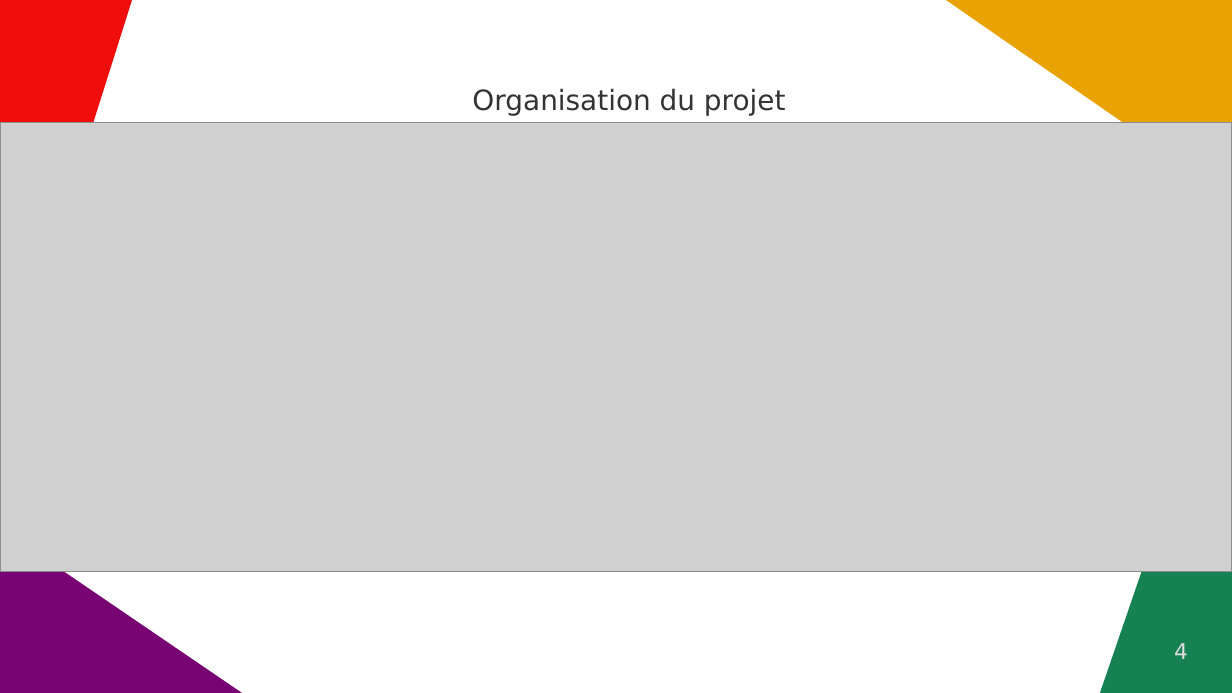
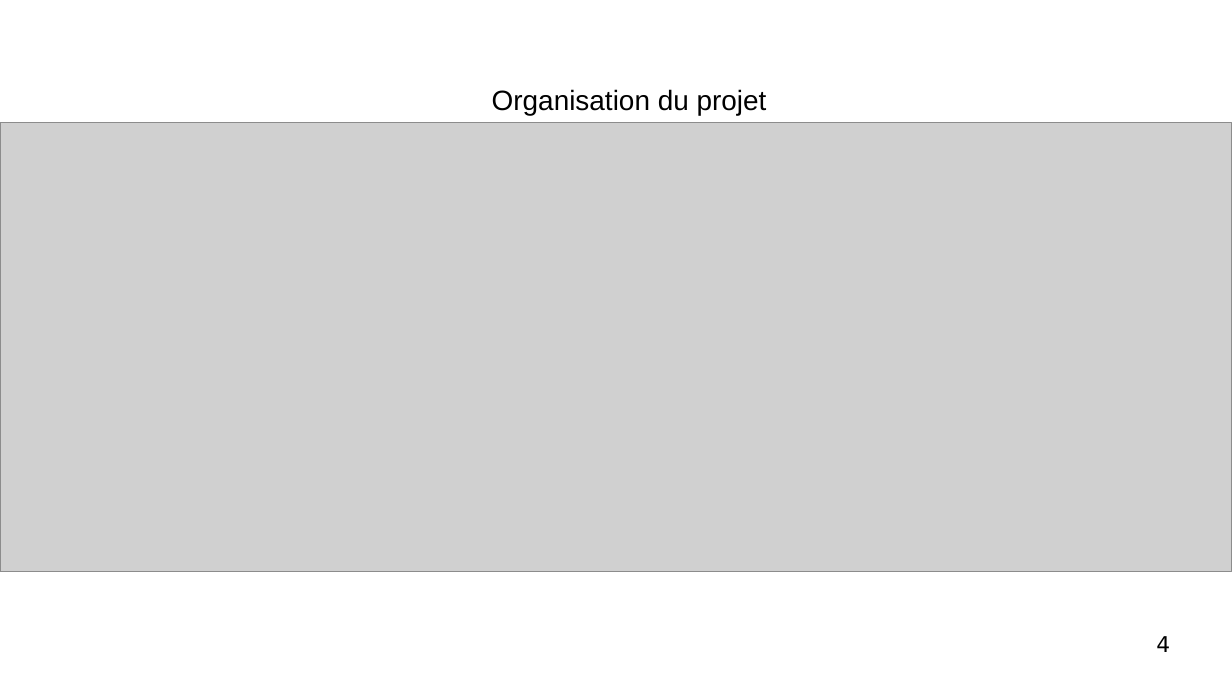
Before and after one commit to StrawPlume/MAZE-SHOOTER, a slide deck: slide 4 of rapport/diapo.odp. Drawn at 1232x693 pixels with LibreOffice and Linux fonts; fonts in the diff are those of the drawing; grey boxes stand for pictures. Boxes give left, top, right and bottom in pixels: in the first picture for what was removed or moved away, otherwise in the second. Text is boxed around its words. In the diff, an @@ line names an element or a change of style, - is before the commit and + after.

```diff
--- a/rapport/diapo.odp
+++ b/rapport/diapo.odp
@@ freeform shape removed at <box>0,0,132,418</box> @@
@@ freeform shape removed at <box>946,0,1232,198</box> @@
@@ title "Organisation du projet" at <box>492,89,767,115</box>: font DejaVu Sans to Arial, text colour #333333 to #000000 @@
@@ freeform shape removed at <box>1100,309,1232,693</box> @@
@@ freeform shape removed at <box>0,528,243,693</box> @@
@@ page number: place and size @@
-page number at <box>1174,643,1188,659</box>
+page number at <box>1156,636,1170,652</box>
@@ page number at <box>1156,636,1170,652</box>: text colour #DDDDDD to #000000 @@
```
Also in this commit, not shown: 8 other slides changed, 3 slides added, 3 slides removed.
